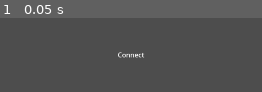
Above: before the commit, frame 1.
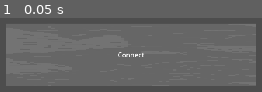
Above: after the commit, the same moment.

Repository: Koloss0/Out-Of-The-Gutter
Game: Godot game, scene res://Scenes/host_page.tscn
Two runs of this game, one before a commit and one after it. Both use one fixed random seed, a clock stepped at 60 frames per second and the inputs below. This scene is started directly instead of the project's main scene.
Inputs:
- Up to frame 1 (0.05 s): no input

The runs differ from the first frame. In frame 1, 79% of the frame differs, in the area x 2-98%, y 8-92%.

Commit message:
Update buttons

Diff:
--- a/Autoloads/Net.gd
+++ b/Autoloads/Net.gd
@@ -41,6 +41,7 @@
 			print("[Net] Hosting Server...")
 		else:
 			print("[Net] Failed to create server: %s" % error);
+			AlertDisplayer.alert("Failed to Create Server: %s" % error)
 	else:
 		error = network_peer.create_client(server_ip, server_port)
 		if error == OK:
@@ -48,6 +49,7 @@
 			print("[Net] Joining...")
 		else:
 			print("[Net] Failed to create client: %s" % error);
+			AlertDisplayer.alert("Failed to Create Client: %s" % error)
 
 func on_connected_to_server():
 	connected_to_server.emit()
@@ -55,6 +57,7 @@
 
 func on_connection_failed():
 	connection_failed.emit()
+	AlertDisplayer.alert("Connection Failed")
 	pass
 
 func on_peer_connected(peer_id: int):
@@ -67,4 +70,5 @@
 
 func on_server_disconnected():
 	server_disconnected.emit()
+	AlertDisplayer.alert("Server Disconnected")
 	pass
--- a/Scenes/labeled_texture_button.tscn
+++ b/Scenes/labeled_texture_button.tscn
@@ -1,12 +1,17 @@
-[gd_scene load_steps=2 format=3 uid="uid://d06y0af7layko"]
+[gd_scene load_steps=3 format=3 uid="uid://d06y0af7layko"]
+
+[ext_resource type="Texture2D" uid="uid://bnfubdqfxefer" path="res://Art/sewer_bg.png" id="1_24xgl"]
 
 [sub_resource type="Theme" id="Theme_1x4tu"]
 
 [node name="LabeledTextureButton" type="TextureButton"]
+texture_filter = 1
 custom_minimum_size = Vector2(600, 150)
 offset_right = 182.0
 offset_bottom = 72.0
 theme = SubResource("Theme_1x4tu")
+texture_normal = ExtResource("1_24xgl")
+stretch_mode = 0
 
 [node name="Label" type="Label" parent="."]
 layout_mode = 1
